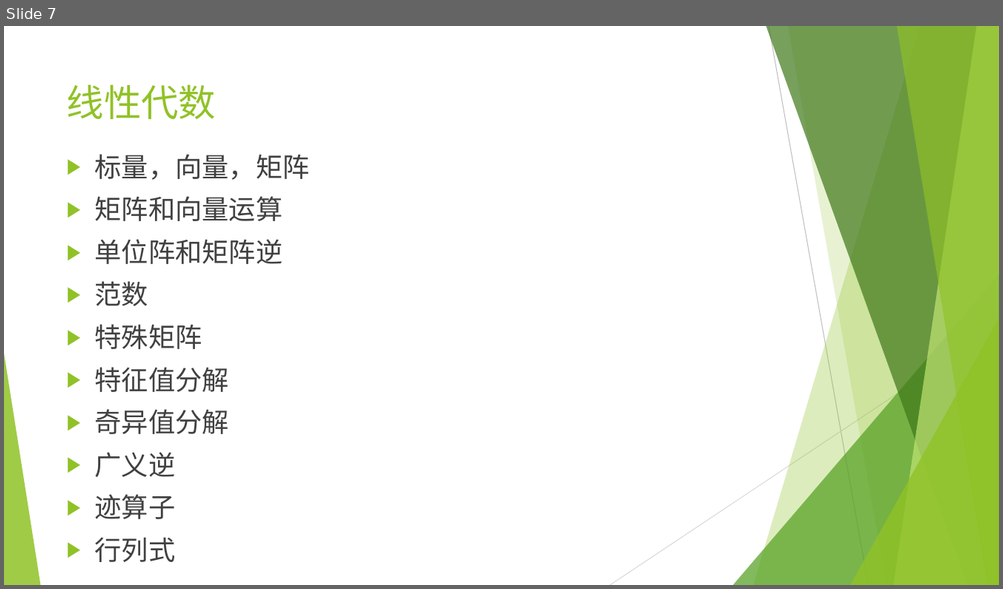
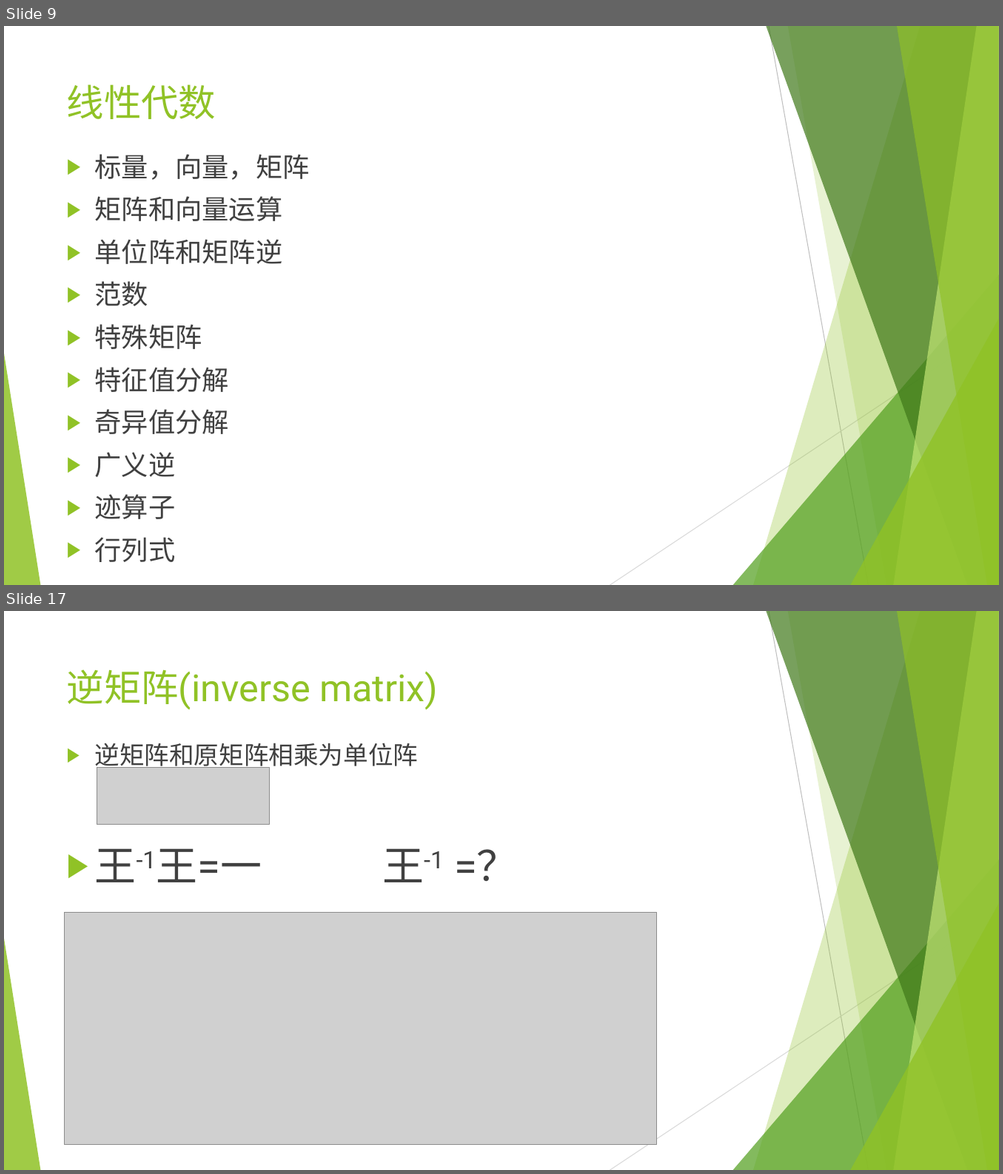
Before and after one commit to wangyi-fudan/BIOL130173, a slide deck: 1_linear_algebra.pptx. Shown one above the other, each under a label of ours: slide 7 before the commit, slides 9 and 17 after it; the slides between them are not shown. The pictures are 1003x589 and 1003x1174 pixels, drawn with LibreOffice and Linux fonts; fonts in the diff are those of the drawing; grey boxes stand for pictures. Boxes give left, top, right and bottom in pixels: in the first picture for what was removed or moved away, otherwise in the second. Text is boxed around its words. In the diff, an @@ line names an element or a change of style, - is before the commit and + after.

```diff
--- a/1_linear_algebra.pptx
+++ b/1_linear_algebra.pptx
@@ slide 17 added at bbox=[4, 611, 999, 1170], background #FFFFFF; not listed: 10 template elements that a slide beside it also shows @@
@@ title added at bbox=[67, 669, 438, 710], 36 pt, text #90C226 @@
+逆矩阵(inverse matrix)
@@ text added at bbox=[95, 743, 444, 883], 24 pt, text #404040 @@
+▶ 逆矩阵和原矩阵相乘为单位阵
+▶ 王-1王=一 王-1 =？
@@ picture added at bbox=[96, 768, 269, 824] @@
@@ picture added at bbox=[65, 913, 657, 1146] @@
@@ what was slide 7 is now slide 9 @@
```
Also in this commit, not shown: 1 slide changed, 19 other slides added.
